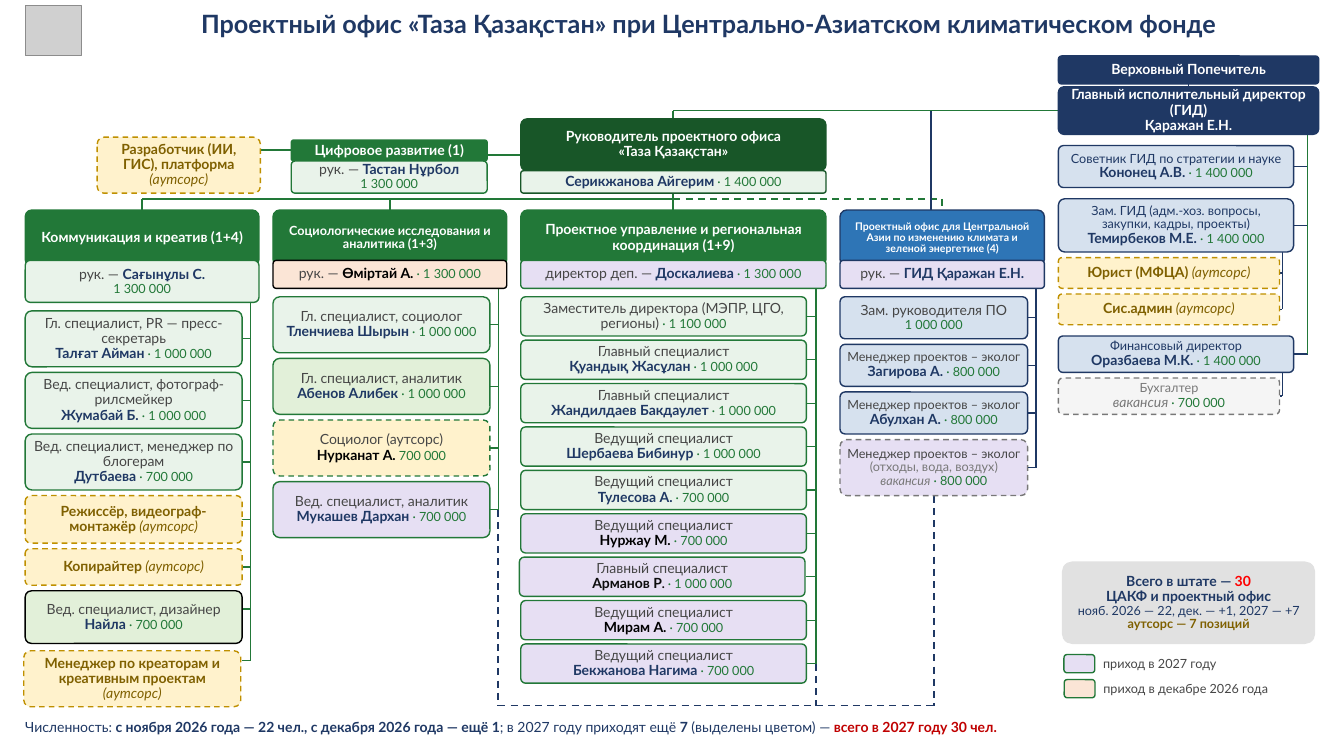
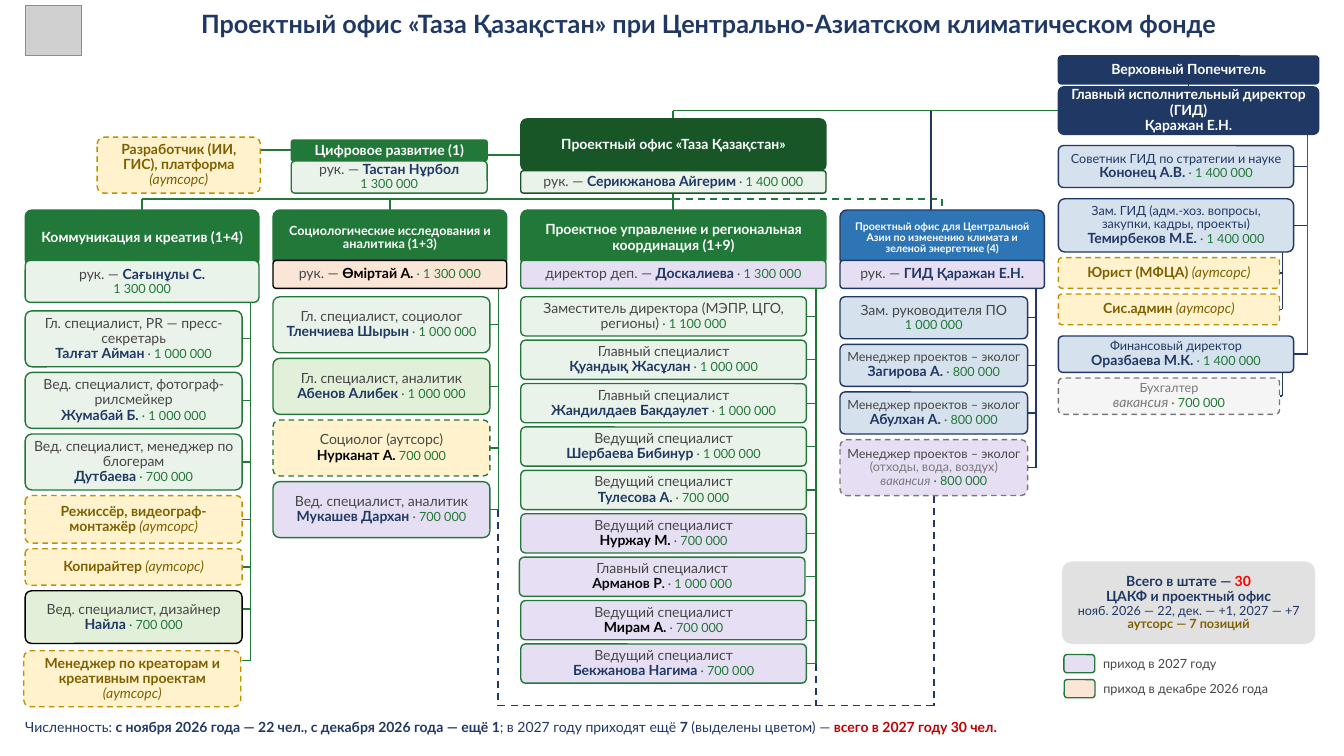
Before and after one commit to murat01042014/obsidian-vault, a slide deck: slide 1 of TAZA/_документы/Структура ЦАКФ и проектного офиса ТК – от Айгерим 20.10.pptx. Drawn at 1344x756 pixels with LibreOffice and Linux fonts; fonts in the diff are those of the drawing; grey boxes stand for pictures. Boxes give left, top, right and bottom in pixels: in the first picture for what was removed or moved away, otherwise in the second. Text is boxed around its words. In the diff, an @@ line names an element or a change of style, - is before the commit and + after.

```diff
--- a/TAZA/_документы/Структура ЦАКФ и проектного офиса ТК – от Айгерим 20.10.pptx
+++ b/TAZA/_документы/Структура ЦАКФ и проектного офиса ТК – от Айгерим 20.10.pptx
@@ text in rounded rectangle at <box>561,139,786,152</box>: text changed @@
-Руководитель проектного офиса
-«Таза Қазақстан»
+Проектный офис «Таза Қазақстан»
@@ text in rounded rectangle at <box>543,175,803,189</box>: text changed @@
-Серикжанова Айгерим · 1 400 000
+рук. — Серикжанова Айгерим · 1 400 000
```
Also in this commit, not shown: 2 other files.
